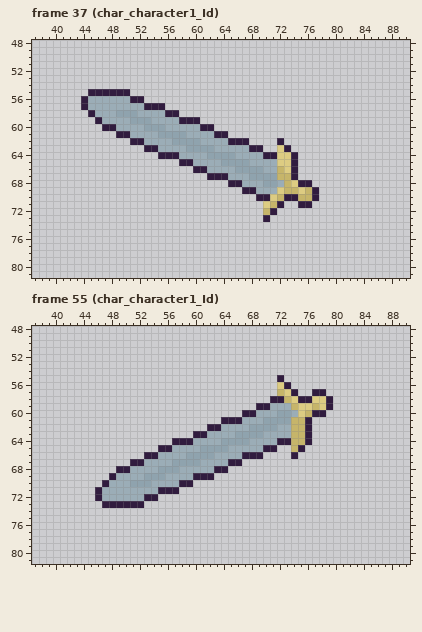
File history of a pixel-art file, Assets/Animation Sprites/Player/Character 1/Idle/Swords/GraySword/Slot1/SWORDS.aseprite. The picture above is the old version.
128x128 pixels, 72 frames. Shown: frame 37 (char_character1_Id): x 37..90, y 48..81; frame 55 (char_character1_Id): x 37..90, y 48..81. The commit also changed other frames, which this record leaves out.
Now the later version:
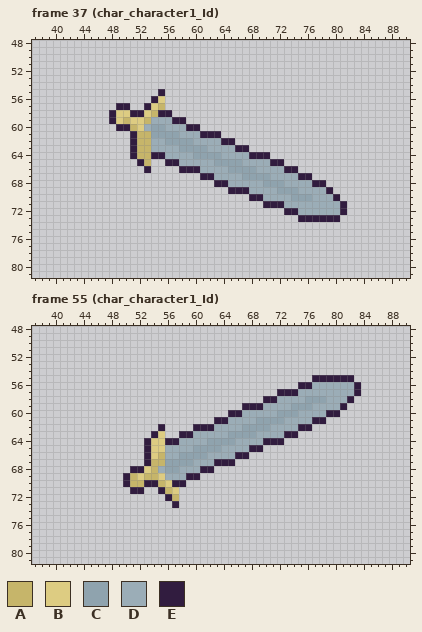
Palette (. is transparent): A #c6b56a  B #ddcc82  C #8fa3ae  D #9badb7  E #311c3f
Edits made:
Changed rows in their new state; - is an unchanged pixel.
Frame 37 (char_character1_Id), layer "SWORD BACK 2":
first column x 44:
55 -......----E--------------------------
56 .........-EB--------------------------
57 .....EE..-BA--------------------------
58 -...EBBEEBAE-.------------------------
59 --..EBABBA---E-..---------------------
60 ---..EEABD-----EE..-------------------
61 -----..EAAC---D--EE-.-----------------
62 --------AA--C---D---E-..----.---------
63 -------EAAD---C---D---EE..--..--------
64 -------EAAE-DD--CC--DD--EE-....-------
65 --------EA--EEDD---C---D---EE..-------
66 ---------E----EE-D---C---D--DE--------
67 -----------------E-DD--C---DDDDEE-----
68 -------------------EEDD-----CDDDDEE---
69 ---------------------EE-D---CCCDDDDE--
70 ------------------------E-DDDDCCCDDDE-
71 --------------------------EE-DDDDDDDDE
72 --------------------------..-EEDDDDDDE
73 --------------------------.----EEEEEE-
Frame 55 (char_character1_Id), layer "SWORD BACK 2":
first column x 46:
55 --------------------------.----EEEEEE-
56 --------------------------..-EEDDDDDDE
57 --------------------------EE-DDDDDDDDE
58 ------------------------E-DDDDCCCDDDE-
59 ---------------------EE-D---CCCDDDDE--
60 -------------------EEDD-----CDDDDEE---
61 -----------------E-DD--C---DDDDEE-----
62 ---------E----EE-D---C---D--DE--------
63 --------EB--EEDD---C---D---EE..-------
64 -------EBBE-DD--CC--DD--EE-....-------
65 -------EBBD---C---D---EE..--..--------
66 --------BA--C---D---E-..----.---------
67 -----..EAAC---D--EE-.-----------------
68 ---..EEBAD-----EE..-------------------
69 --..EABAAB---E-..---------------------
70 -...EAAEEABE-.------------------------
71 .....EE..-AB--------------------------
72 .........-EA--------------------------
73 -......----E--------------------------
Pixel boxes of the changes (left, top, right, bottom) in both pictures:
changed: (81, 89, 347, 222)
changed: (95, 375, 361, 508)
